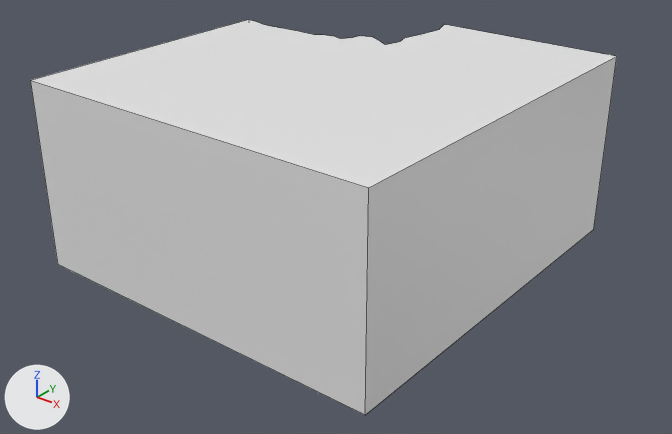
The Blender file Assets/Models/Environment/Scenes/MARL/Rooms/Facility_PrimaPlayground.blend, before and after one commit.
Before and after are seen from a camera (50 mm lens) standing at (109.1, -210.4, 141.1) and looking at (-48.8, -13.0, 18.7). The lights are fixed; the arrows at lower left show +X, +Y and +Z. Mesh edges are drawn as thin lines.

Script lines for the objects in view, before the commit:
```python
me_cube_001 = bpy.data.meshes.new('Cube.001')
me_cube_001.from_pydata(...)  # 46 vertices, 7 faces; spans x -120.0..1.0, y -64.0..64.0, z 0.0..60.0
ob_walls = bpy.data.objects.new('Walls', me_cube_001)
ob_walls.location = (0.0, 0.0, 0.0)
```
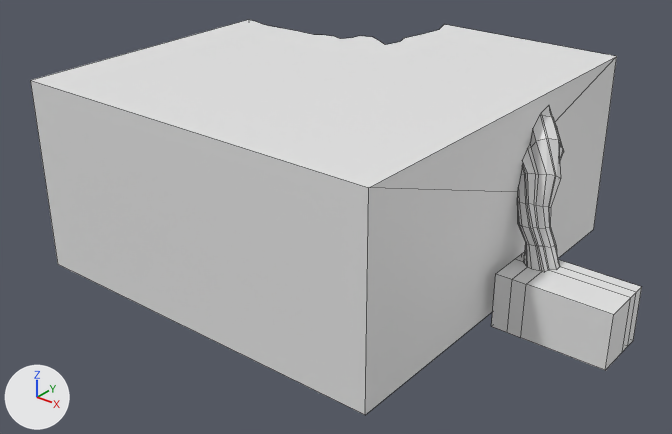
Commit message: Changes to playground

Pixel boxes (x1, y1, x2, y2) of what changed, in the pictures (672 x 434 px):
'Cube.001', added: after (491, 105, 642, 370)
part 1 of me_cube_001, built on: (365, 56, 617, 415) in both

The change, as a diff of the scene's bpy script:
```diff
--- a/Assets/Models/Environment/Scenes/MARL/Rooms/Facility_PrimaPlayground.blend.py
+++ b/Assets/Models/Environment/Scenes/MARL/Rooms/Facility_PrimaPlayground.blend.py
@@ me_cube_001 @@
 # used by ob_walls; location = (0.0, 0.0, 0.0)
-me_cube_001.from_pydata(...)  # 46 vertices, 7 faces; spans x -120.0..1.0, y -64.0..64.0, z 0.0..60.0
+me_cube_001.from_pydata(...)  # 78 vertices, 9 faces; spans x -120.0..1.0, y -64.0..64.0, z 0.0..60.0
+# me_cube_001 part 1
+# 1 face is deleted
+# 32 vertices are added at x 1.0, y 5.6..24.2, z 29.9..56.1
+# 3 new faces join them
@@ me_cube_002 @@
+me_cube_002.from_pydata(...)  # 184 vertices, 158 faces; spans x -9.0..28.0, y -9.0..24.2, z -1.0..56.1
@@ ob_cube_001 @@
+ob_cube_001 = bpy.data.objects.new('Cube.001', me_cube_002)
+ob_cube_001.location = (10.0, 0.0, 0.0)
```
